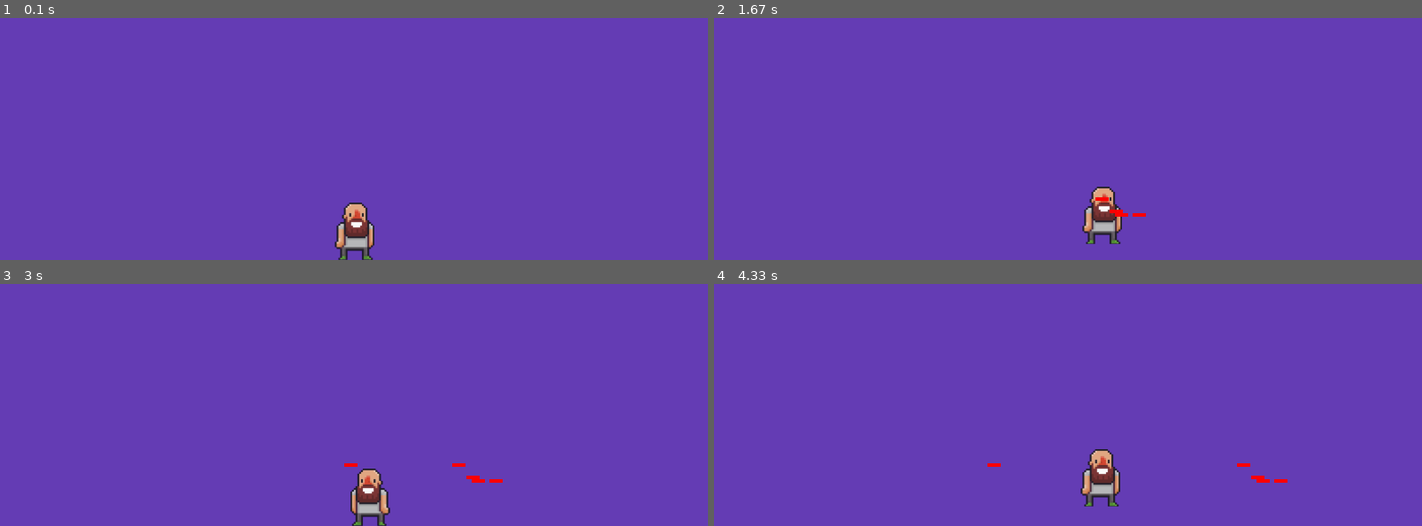
Above: before the commit, frames 1-4 (two rows, left to right).
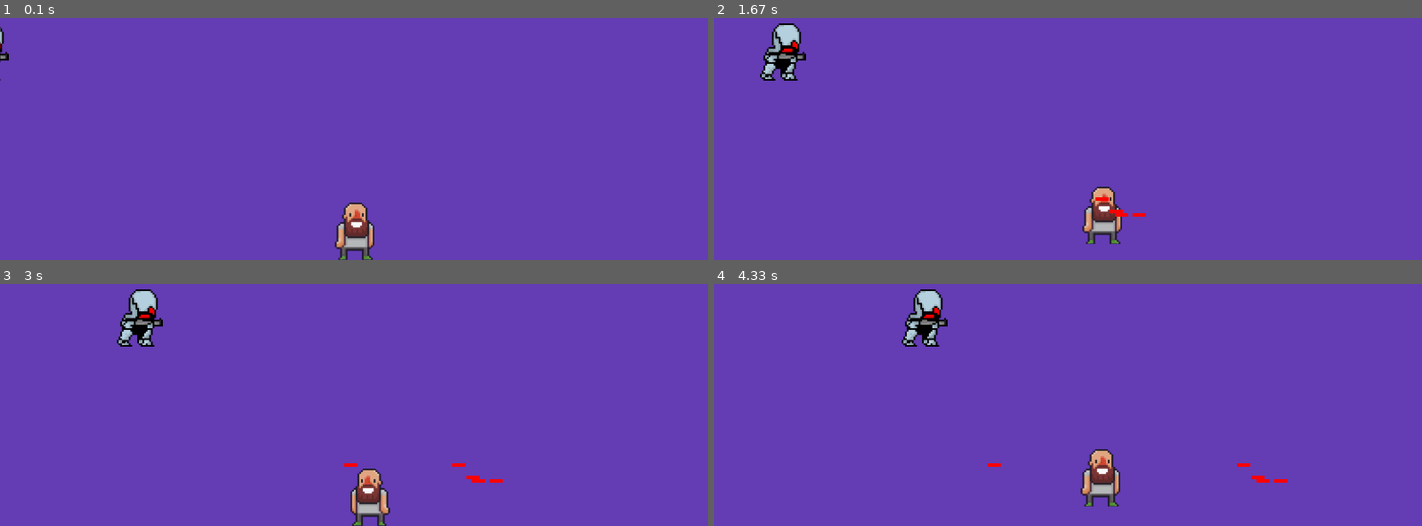
Above: after the commit, the same moments.

Repository: Serpentruno/PyGame_Test
Game: pygame game, started from main.py
The game is run twice, just before and just after one commit, with the same random seed, the same clock (stepped at 60 frames per second) and the same inputs.
Inputs:
- Up to frame 1 (0.1 s): no input
- Up to frame 2 (1.67 s): tap Space at 0.33, 0.73, 1.03, 1.23, 1.57 s; hold Right 0.67-1.13 s; hold Up 1.17-1.47 s; hold Right from 1.5 s (still down)
- Up to frame 3 (3 s): tap Space at 1.87, 2.07, 2.37, 2.63, 2.97 s; release Right at 1.97 s; hold Left 2-2.53 s; hold Down 2.57-2.87 s; hold Left from 2.9 s (still down)
- Up to frame 4 (4.33 s): tap Space at 3.27, 3.4, 3.8, 4.1 s; release Left at 3.3 s; hold Up 3.33-3.7 s; hold Right from 3.73 s (still down)

The runs differ from the first frame. In frame 1, less than 0.1% of the frame differs, in the area x 0-2%, y 3-26%; in frame 2, 1.0%, in the area x 6-13%, y 2-26%; in frame 3, 1.0%; in frame 4, 1.0%.

Commit message:
Fix Bugs and Collisions

Diff:
--- a/enemy.py
+++ b/enemy.py
@@ -6,15 +6,33 @@
     def __init__(self, a_game):
         super().__init__()
         self.screen = a_game.screen
-
         self.image = pygame.image.load("enemy_size.png")
         self.rect = self.image.get_rect()
         self.direction = random.choice([0,1])
 
         if self.direction == 0:
+            self.image = pygame.image.load("enemy_left.png")
+            self.rect.x = a_game.screen.get_rect().right
+        else:
+            self.image = pygame.image.load("enemy_right.png")
             self.rect.x = -self.rect.width
-        else:
-            self.rect.x = self.screen.get_rect().right
-        self.rect.y = random.randint(0,self.screen.get_rect().bottom)
 
+        self.rect.y = random.randint(0,a_game.screen.get_rect().bottom - self.rect.height)
+
+        self.game = a_game
         self.x = float(self.rect.x)
+
+    def update(self):
+        if self.direction == 0:
+            self.x -= self.game.speed_enemy
+            self.rect.x = self.x
+        elif self.direction == 1:
+            self.x += self.game.speed_enemy
+            self.rect.x = self.x
+
+        self.player = self.game.player
+        self.enemies = self.game.enemies
+
+        for enemy in self.enemies:
+            if self.player.rect.colliderect(enemy.rect):
+                self.game.game_over = True
--- a/laser.py
+++ b/laser.py
@@ -11,6 +11,8 @@
         self.game = a_game
         self.direction = a_game.player.direction
         self.x = float(self.rect.x)
+        #self.sound = pygame.mixer.Sound("ARCHIVO.wav")
+        #self.sound.play()
 
     def update(self):
         if self.direction == 0:
@@ -20,5 +22,13 @@
             self.x += self.game.speed_laser
             self.rect.x = self.x
 
+        self.lasers = self.game.lasers
+        self.enemies = self.game.enemies
+
+        crush = pygame.sprite.groupcollide(self.lasers, self.enemies, True, True)
+
+        if crush:
+            self.game.total_lasers += 1
+
     def draw_laser(self):
         pygame.draw.rect(self.screen, self.color, self.rect)
--- a/main.py
+++ b/main.py
@@ -3,6 +3,7 @@
 
 from player import Player
 from laser import Laser
+from enemy import Enemy
 
 #COSTINANTS
 ANCHO = 800
@@ -13,7 +14,6 @@
 YELLOW = (0,255,0)
 BACKGROUND_COLOR = (100,60,180)
 
-game_Over = False
 clock = pygame.time.Clock()
 
 class Juego:
@@ -21,17 +21,24 @@
         pygame.init()
         self.screen = pygame.display.set_mode((ANCHO, ALTO))
         pygame.display.set_caption("Juego de Prueba")
+        self.game_over = False
         self.color = BACKGROUND_COLOR
         self.speed_laser = 1
+        self.speed_enemy = 1
         self.ancho_laser = 15
         self.alto_laser = 4
         self.color_laser = (255,0,0)
         self.player = Player(self)
         self.lasers = pygame.sprite.Group()
         self.total_lasers = 8
+        self.enemies = pygame.sprite.Group()
+        #pygame.mixer_music.load("MUSICA.wav")
+        #pygame.mixer.music.play(-1) #ININITAMENTE
+        #pygame.mixer.music.set_volume(0.2) #0 - 1
+        self._create_enemy()
 
     def run_game(self):
-        while not game_Over:
+        while not self.game_over:
             for event in pygame.event.get():
                 if event.type == pygame.QUIT:
                     sys.exit()
@@ -67,6 +74,7 @@
             self.screen.fill(self.color)
             self.player.run()
             self.lasers.update()
+            self.update_enemy()
 
             for laser in self.lasers.copy():
                 if laser.direction == 0:
@@ -77,8 +85,22 @@
                         self.lasers.remove(laser)
 
 
+            for enemy in self.enemies.copy():
+                if enemy.direction == 0:
+                    if enemy.rect.right <= 0:
+                        self.enemies.remove(enemy)
+                        self._create_enemy()
+
+                if enemy.direction == 1:
+                    if enemy.rect.left >= ANCHO:
+                        self.enemies.remove(enemy)
+                        self._create_enemy()
+
+
             for laser in self.lasers.sprites():
                 laser.draw_laser()
+
+            self.enemies.draw(self.screen)
             pygame.display.flip()
 
     def fire_laser(self):
@@ -86,6 +108,17 @@
             new_laser = Laser(self)
             self.lasers.add(new_laser)
             self.total_lasers = self.total_lasers - 1
+
+    def _create_enemy(self):
+        enemy = Enemy(self)
+        self.enemies.add(enemy)
+
+    def update_enemy(self):
+        self.enemies.update()
+        if not self.enemies:
+            self._create_enemy()
+
+
 if __name__ == "__main__":
     a = Juego()
     a.run_game()
